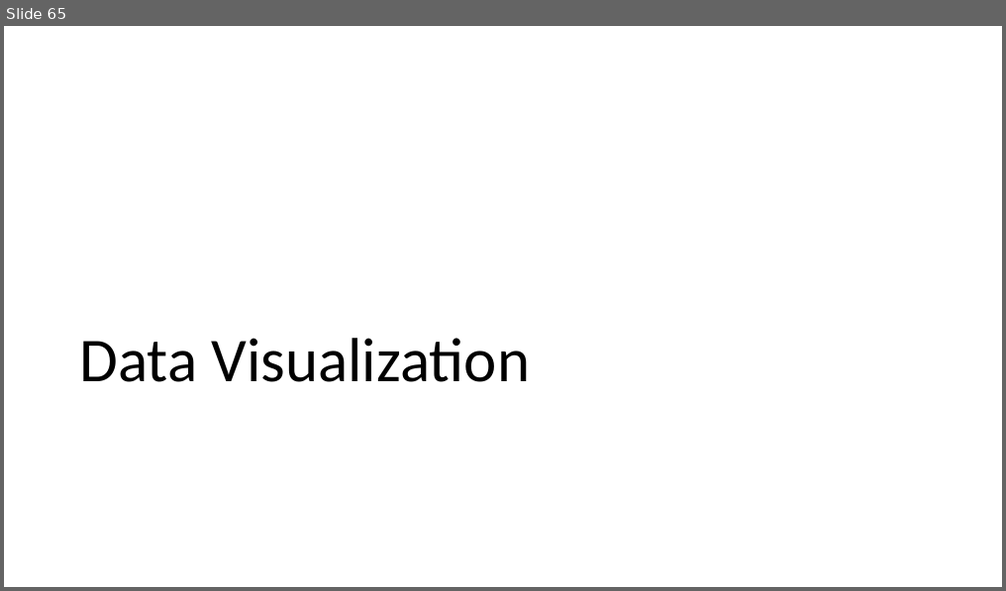
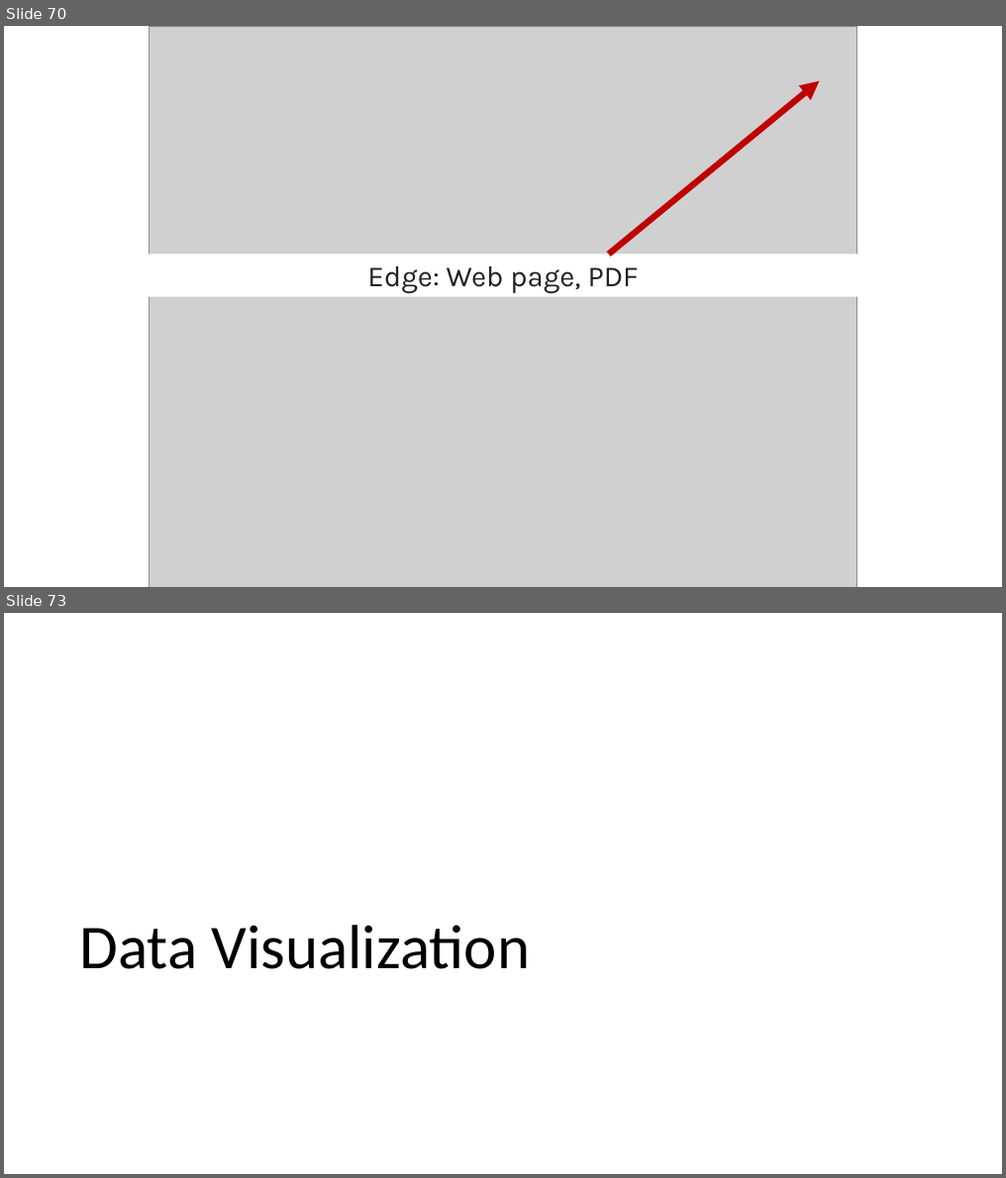
Before and after one commit to fccsdigitalchina/generative_ai_east_asian_studies, a slide deck: _slides/Generative AI for East Asian Studies_use cases.pptx. Shown one above the other, each under a label of ours: slide 65 before the commit, slides 70 and 73 after it; the slides between them are not shown. The pictures are 1006x591 and 1006x1178 pixels, drawn with LibreOffice and Linux fonts; fonts in the diff are those of the drawing; grey boxes stand for pictures. Boxes give left, top, right and bottom in pixels: in the first picture for what was removed or moved away, otherwise in the second. Text is boxed around its words. In the diff, an @@ line names an element or a change of style, - is before the commit and + after.

```diff
--- a/_slides/Generative AI for East Asian Studies_use cases.pptx
+++ b/_slides/Generative AI for East Asian Studies_use cases.pptx
@@ slide 70 added at bbox=[4, 26, 1002, 587], background #FFFFFF @@
@@ picture added at bbox=[149, 26, 857, 587] @@
@@ arrow added from (609, 255) to (819, 81), #C00000 6 pt @@
@@ rectangle added at bbox=[4, 255, 1002, 297], fill #FFFFFF, 28 pt, text #202124 @@
+Edge: Web page, PDF
@@ what was slide 65 is now slide 73 @@
```
Also in this commit, not shown: 15 slides changed, 8 other slides added.
